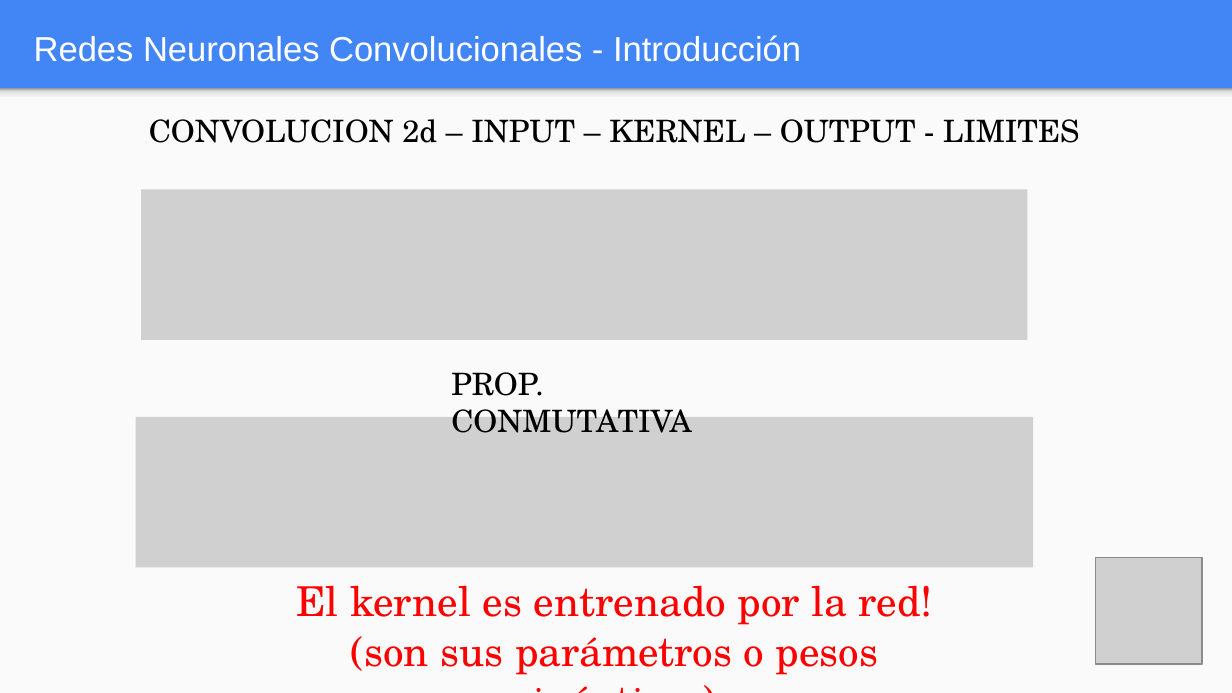
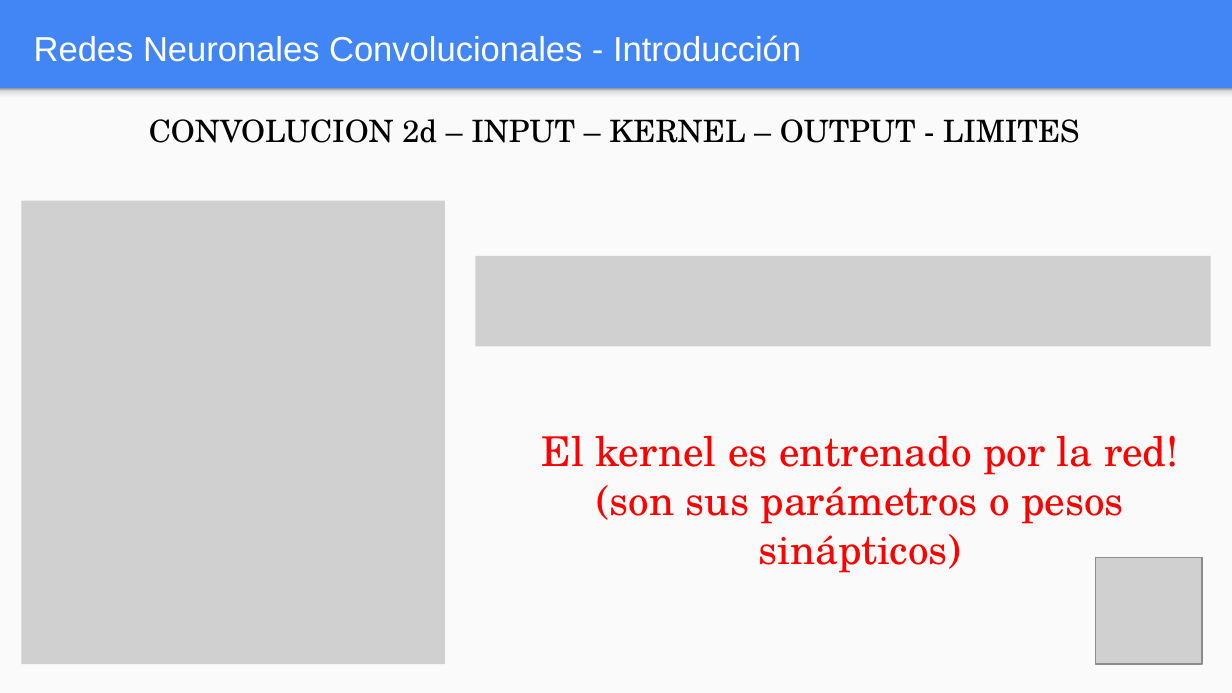
Before and after one commit to FIUBA-Posgrado-Inteligencia-Artificial/aprendizaje_profundo, a slide deck: slide 9 of clase_5/teoria/Clase_5.pptx (slide 8 before the commit). Drawn at 1232x693 pixels with LibreOffice and Linux fonts; fonts in the diff are those of the drawing; grey boxes stand for pictures. Boxes give left, top, right and bottom in pixels: in the first picture for what was removed or moved away, otherwise in the second. Text is boxed around its words. In the diff, an @@ line names an element or a change of style, - is before the commit and + after.

```diff
--- a/clase_5/teoria/Clase_5.pptx
+++ b/clase_5/teoria/Clase_5.pptx
@@ picture added at bbox=[21, 201, 445, 664] @@
@@ picture removed at bbox=[142, 190, 1027, 340] @@
@@ picture added at bbox=[476, 256, 1211, 347] @@
@@ text removed at bbox=[451, 372, 692, 433] @@
-PROP. CONMUTATIVA
@@ picture removed at bbox=[136, 416, 1034, 567] @@
@@ text "El kernel es entrenado por ...": place and size @@
-text "El kernel es entrenado por ..." at bbox=[296, 585, 934, 675]
+text "El kernel es entrenado por ..." at bbox=[542, 435, 1179, 524]
```
Also in this commit, not shown: 16 other slides changed, 1 slide added, 1 slide removed, 1 other file.
